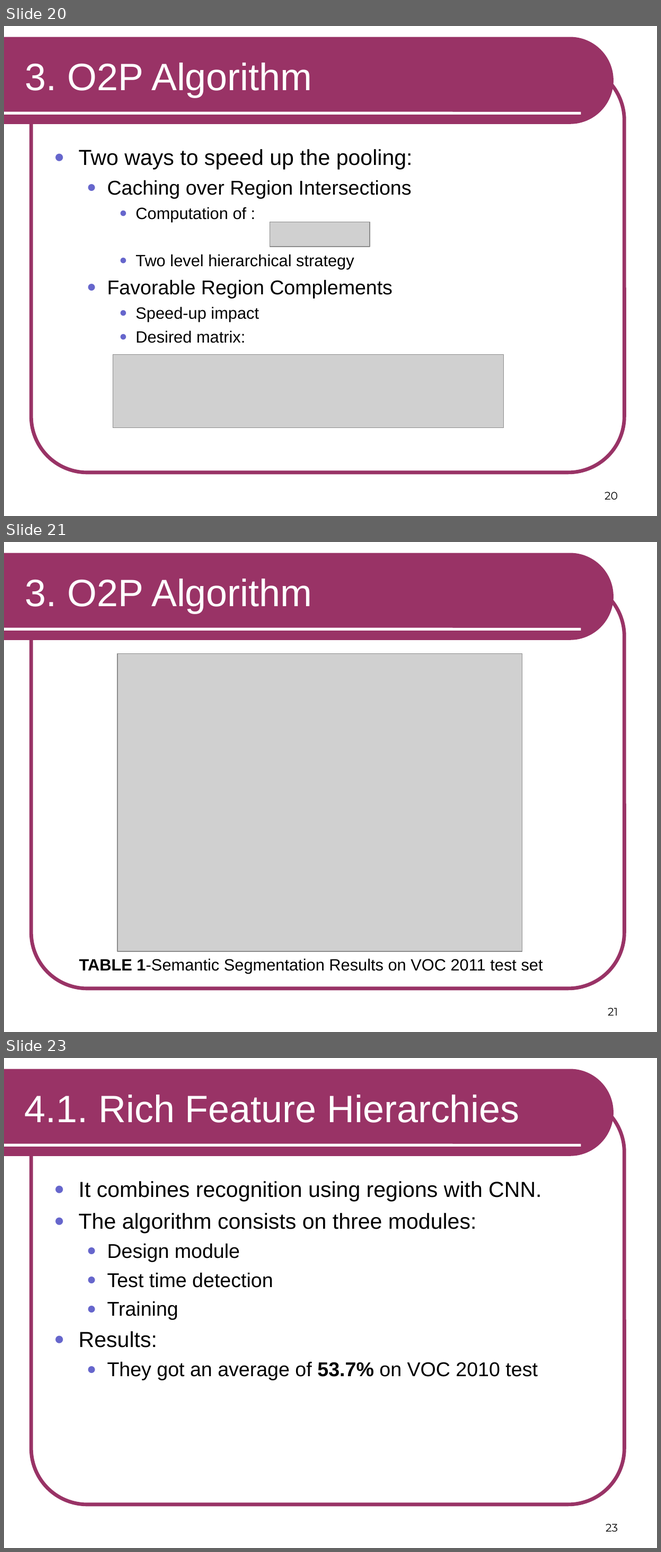
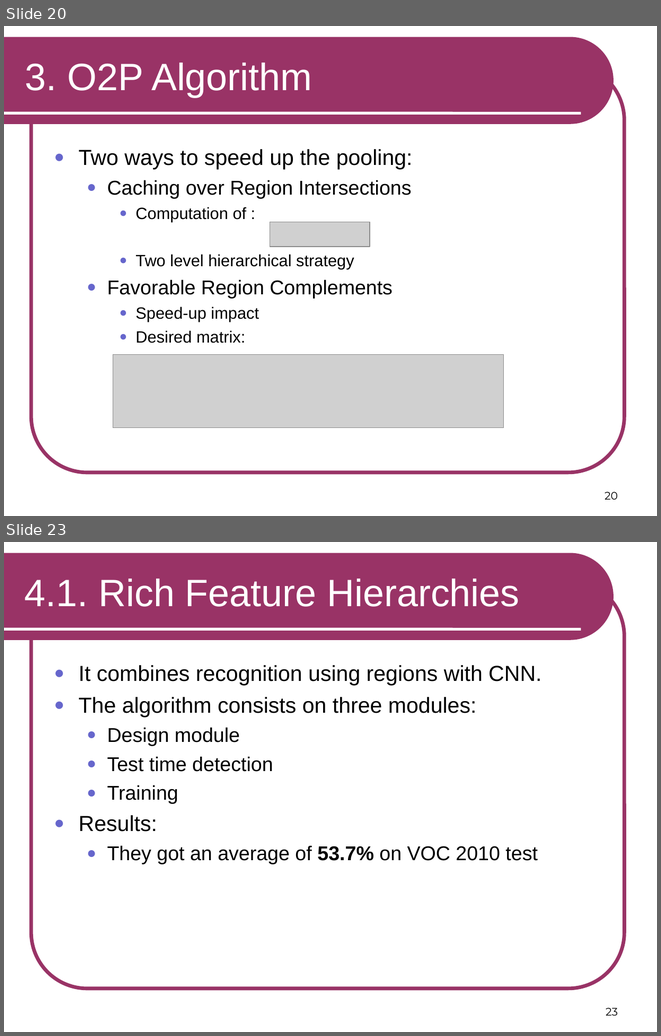
Before and after one commit to RSIP/SSI-SemanticSegmentation, a slide deck: template_slides.ppt. Shown one above the other, each under a label of ours: slides 20, 21 and 23 before the commit, slides 20 and 23 after it; the slides between them are not shown. The pictures are 661x1552 and 661x1036 pixels, drawn with LibreOffice and Linux fonts; fonts in the diff are those of the drawing; grey boxes stand for pictures. Boxes give left, top, right and bottom in pixels: in the first picture for what was removed or moved away, otherwise in the second. Text is boxed around its words. In the diff, an @@ line names an element or a change of style, - is before the commit and + after.

```diff
--- a/template_slides.ppt
+++ b/template_slides.ppt
@@ slide 21 removed at (4,542,657,1032), background #FFFFFF; not listed: 3 template elements that a slide beside it also shows @@
@@ title removed at (25,579,312,613) @@
-3. O2P Algorithm
@@ picture removed at (117,654,522,951) @@
@@ text removed at (79,958,543,973) @@
-TABLE 1-Semantic Segmentation Results on VOC 2011 test set
@@ page number removed at (608,1007,618,1015) @@
-21
```
Also in this commit, not shown: 10 slides changed, 2 slides added.
